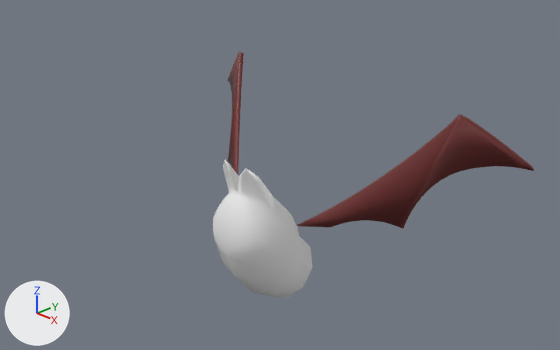
The Blender file Assets/Models/Characters/Enemies/Bat.blend, before and after one commit.
Rendered twice from a camera (50 mm lens) standing at (10.24, -9.26, 7.39) and looking at (-0.15, 0.87, 1.43). The lights are fixed; the arrows at lower left show +X, +Y and +Z.

In view in the first picture: 'BezierCurve.000', 'BezierCurve.001', 'Sphere'.
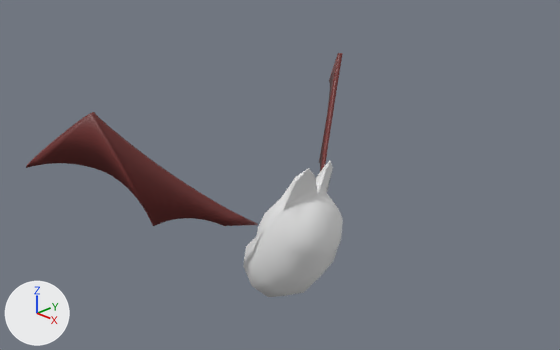
Where the newer file only moved an object's origin or applied its transform, the numbers keep the older frame.

Pixel boxes (x1, y1, x2, y2) of what changed, in the pictures (560 x 350 px):
'Sphere', mesh turned, moved
    before: (213, 160, 313, 298)
    after: (243, 160, 343, 297)
'BezierCurve.000', reshaped
    before: (227, 52, 244, 174)
    after: (26, 112, 258, 226)
'BezierCurve.001', reshaped
    before: (297, 114, 534, 228)
    after: (319, 53, 343, 171)

The edits, one by one:
me_batbody has 108 vertices, 120 faces and spans x -0.82..0.82, y -0.77..1.34, z -1.13..2.08.
me_batbody is used by ob_sphere; location (0.0, 0.0, 0.0).
me_batbody part 1: the whole mesh is turned 90 degrees about the z axis through the mesh origin.
me_wingl has 122 vertices, 63 faces and spans x -2.72..0.0, y -0.6..0.46, z -0.04..0.07.
me_wingl is used by ob_beziercurve_001; location (0.86, 0.33, 0.84); rotation (1.424, 0.5, -2.498), in degrees (82, 29, -143); scale (1.61, 1.61, 1.61).
me_wingl part 2: the whole mesh is multiplied about its middle by the matrix ((0.23, -0.545, 0.807), (-0.288, 0.754, 0.591), (-0.93, -0.368, 0.016)), then moved by (0.94, 0.21, 2.05).
me_wingr has 122 vertices, 63 faces and spans x -2.72..0.0, y -0.6..0.46, z -0.04..0.07.
me_wingr is used by ob_beziercurve_000; location (-0.87, 0.33, 0.84); rotation (1.424, 0.5, -0.73), in degrees (82, 29, -42); scale (1.61, 1.61, 1.61).
me_wingr part 3: the whole mesh is multiplied about its middle by the matrix ((0.234, -0.239, 0.942), (-0.251, 0.921, 0.296), (-0.939, -0.306, 0.156)), then moved by (1.72, 0.74, 1.09).
Object 'Sphere' (ob_sphere) moves from (0.0, 0.0, 0.0) to (0.65, 0.67, 0.0).
